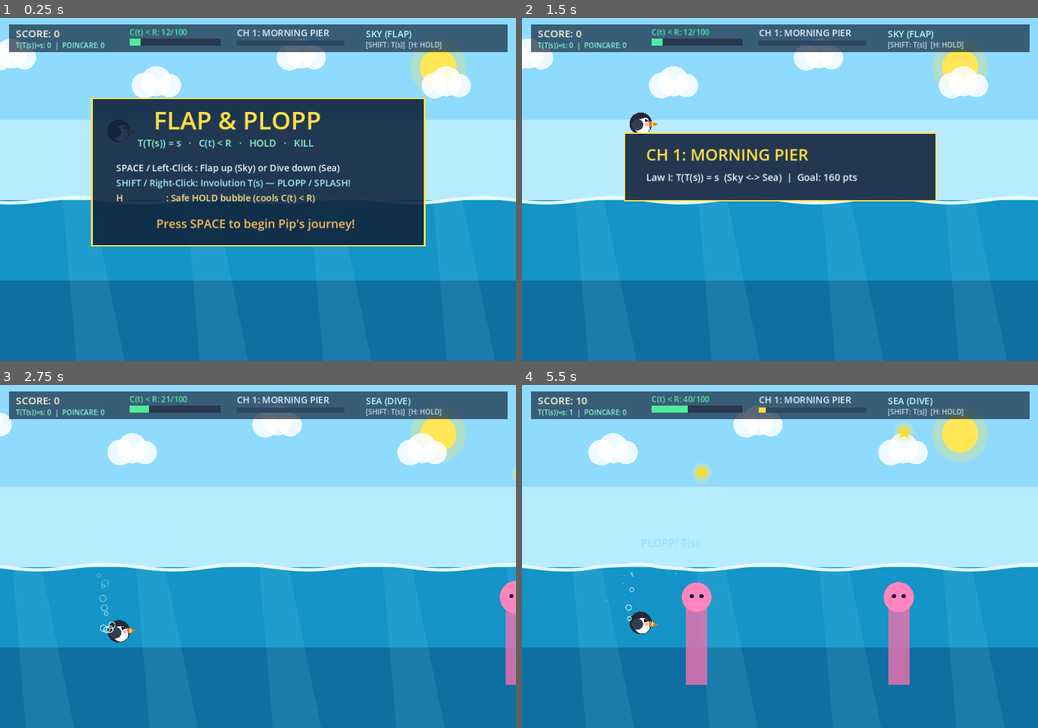
Above: before the commit, frames 1-4 (two rows, left to right).
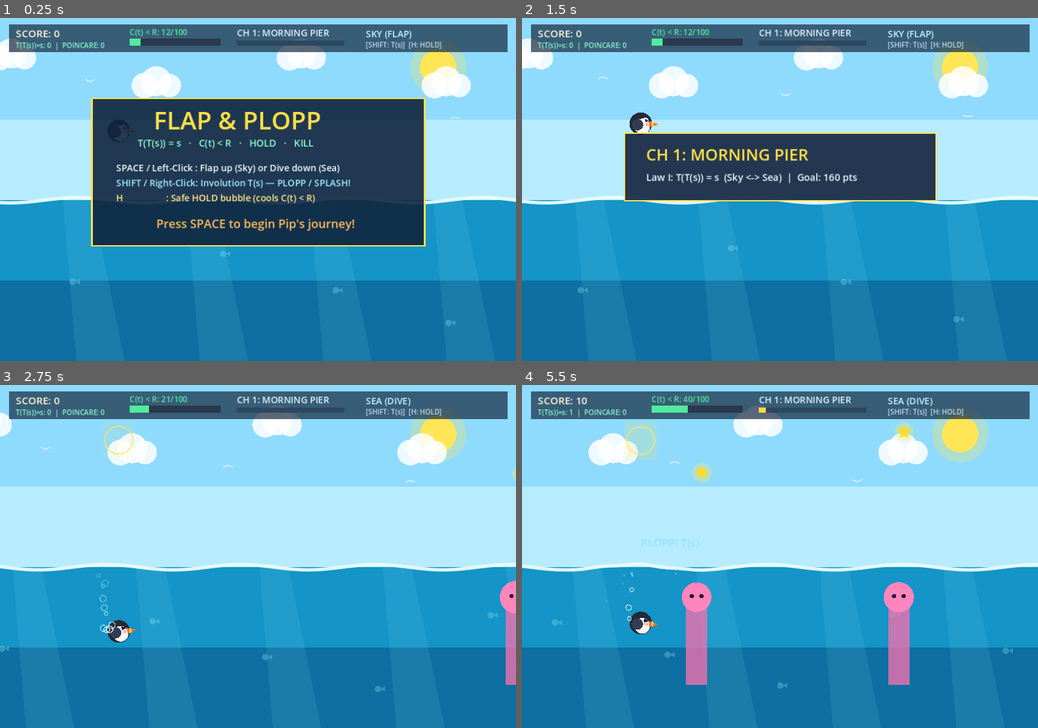
Above: after the commit, the same moments.

Repository: sololys/flap-plopp
Game: Godot game, scene res://scenes/main.tscn
Same seed, same stepped clock (60 frames per second), same inputs: the game is played once before the commit and once after it.
Inputs (mouse positions are in pixels of both pictures, inside the frame that each line leads up to):
- Up to frame 1 (0.25 s): no input
- Up to frame 2 (1.5 s): tap Enter at 0.5, 0.6 s; move the mouse to (893, 172) at 0.52 s; hold Up 0.53-1.28 s; click (893, 172) at 0.67 s; tap Space at 0.77, 1.07 s; move the mouse to (676, 206) at 1.27 s; hold Down from 1.28 s (still down); tap H at 1.35 s
- Up to frame 3 (2.75 s): tap Space at 1.52, 1.82 s; move the mouse to (309, 481) at 2.02 s; release Down at 2.03 s; hold Up from 2.03 s (still down); tap Shift at 2.1 s
- Up to frame 4 (5.5 s): move the mouse to (754, 625) at 2.77 s; tap R at 2.85 s; click (754, 625) at 2.92 s; tap Space at 3.02, 3.32, 3.77, 4.07, 4.52, 4.82 s; move the mouse to (934, 607) at 3.52 s; release Up at 3.53 s; hold Down from 3.53 s (still down); tap Enter at 3.6 s; move the mouse to (625, 505) at 4.27 s; tap H at 4.35 s; move the mouse to (805, 556) at 5.02 s; tap Shift at 5.1 s; click (805, 556) at 5.17 s

The runs differ from the first frame. In frame 1, 0.1% of the frame differs, in the area x 13-90%, y 17-90%; in frame 2, 0.1%; in frame 3, 0.2%; in frame 4, 0.8%, in the area x 5-96%, y 10-89%.

Commit message:
Enforce [R, Pi_K] != 0 commutator guard, visual Poincare target ring, ambient fjord life & GitHub Actions CI (18/18 PASS)

Diff:
--- a/scripts/game_core.gd
+++ b/scripts/game_core.gd
@@ -53,11 +53,12 @@
 
 # Core four-law state
 var load_c: float = 12.0            # C(t) in [0, R]; C(t) >= R triggers KILL
-var kill_reason: String = ""        # "OVERLOAD_C_GE_R" or "COLLISION_BONK"
+var kill_reason: String = ""        # "OVERLOAD_C_GE_R", "COLLISION_BONK", or "COMMUTATOR_VIOLATION"
 var shift_parity: int = 0           # Counts half-flips; every 2nd flip completes T(T(s)) = s
 var involutions_completed: int = 0
 var poincare_origin_y: float = -1.0 # Recorded y0 when leaving SKY/SEA on first half-flip
 var poincare_returns: int = 0       # Completed T(T(s))=s returning within epsilon of y0
+var pi_k_projected: bool = false    # Enforces [R, Pi_K] != 0: Pi_K must precede realization R
 var hold_entries: int = 0
 var kill_count: int = 0
 var witness_log: Array[Dictionary] = [] # Append-only log (never erased on retry)
@@ -100,6 +101,19 @@
 	var chi_worm := 1 if (witness_log.size() >= 0) else 0
 	var chi_rfm := 1 if collision_free else 0
 	return chi_hpis * chi_tor * chi_worm * chi_rfm
+
+# Enforces [R, Pi_K] != 0: calling realization R without prior Pi_K projection triggers KILL
+func project_pi_k() -> bool:
+	pi_k_projected = (indicator_product(true) == 1)
+	return pi_k_projected
+
+func realize_if_projected(delta_y: float) -> bool:
+	if not pi_k_projected:
+		_trigger_kill("COMMUTATOR_VIOLATION")
+		return false
+	pi_k_projected = false
+	player_y += delta_y
+	return true
 
 func _append_witness(event_name: String, detail: String = "") -> void:
 	witness_log.append({
@@ -410,7 +424,10 @@
 	else:
 		player_vy += AIR_GRAVITY * dt
 		player_vy = clampf(player_vy, -520.0, 560.0)
-	player_y += player_vy * dt
+	if not project_pi_k():
+		_trigger_kill("OVERLOAD_C_GE_R")
+		return
+	realize_if_projected(player_vy * dt)
 
 	if not in_water:
 		if player_y < 28.0:
--- a/scripts/main.gd
+++ b/scripts/main.gd
@@ -246,7 +246,9 @@
 	draw_set_transform(shake, 0.0, Vector2.ONE)
 
 	_draw_sky_and_sea()
+	_draw_ambient_life()
 	_draw_lighthouse_if_finale()
+	_draw_poincare_target()
 	_draw_obstacles()
 	_draw_collectibles()
 	_draw_puffin()
@@ -299,6 +301,34 @@
 			Vector2(bx + 25.0, 640.0),
 		])
 		draw_colored_polygon(poly, Color(0.55, 0.92, 0.98, 0.10))
+
+func _draw_ambient_life() -> void:
+	# Distant gliding gulls in the sky
+	for i in range(3):
+		var gx := fmod(float(i) * 340.0 - core.distance * 0.22 + 1400.0, 1140.0) - 90.0
+		var gy := 115.0 + float(i) * 34.0 + sin(core.elapsed * 3.0 + float(i)) * 6.0
+		var flap := sin(core.elapsed * 7.5 + float(i) * 2.0) * 5.0
+		var gc := Color(0.98, 0.99, 1.0, 0.72)
+		draw_line(Vector2(gx - 9.0, gy - flap), Vector2(gx, gy), gc, 2.0)
+		draw_line(Vector2(gx, gy), Vector2(gx + 9.0, gy - flap), gc, 2.0)
+
+	# Friendly tiny fish silhouettes swimming deep underwater
+	for i in range(5):
+		var fx := fmod(float(i) * 210.0 - core.distance * 0.35 + 1600.0, 1120.0) - 60.0
+		var fy := FlapPloppCore.WATER_Y + 95.0 + float(i % 3) * 65.0 + sin(core.elapsed * 2.6 + float(i)) * 8.0
+		var fc := Color(0.62, 0.94, 0.96, 0.28)
+		draw_circle(Vector2(fx, fy), 6.0, fc)
+		draw_colored_polygon(PackedVector2Array([Vector2(fx + 5.0, fy), Vector2(fx + 13.0, fy - 5.0), Vector2(fx + 13.0, fy + 5.0)]), fc)
+
+func _draw_poincare_target() -> void:
+	# Shows the golden Poincare Return epsilon-zone whenever Pip is halfway through T(T(s))=s
+	if core.mode != FlapPloppCore.Mode.PLAYING or core.poincare_origin_y < 0.0:
+		return
+	var cy: float = core.poincare_origin_y
+	var eps: float = FlapPloppCore.POINCARE_EPSILON_PX
+	var pulse := 0.22 + 0.12 * sin(core.elapsed * 6.0)
+	draw_rect(Rect2(FlapPloppCore.PLAYER_X - 30.0, cy - eps, 60.0, eps * 2.0), Color(1.0, 0.90, 0.34, pulse * 0.45))
+	draw_arc(Vector2(FlapPloppCore.PLAYER_X, cy), 26.0, 0.0, TAU, 28, Color(1.0, 0.90, 0.36, 0.75), 2.5)
 
 func _draw_lighthouse_if_finale() -> void:
 	if core.chapter_index < 3 and core.mode != FlapPloppCore.Mode.VICTORY:
--- a/tests/test_game_core_headless.gd
+++ b/tests/test_game_core_headless.gd
@@ -67,8 +67,14 @@
 	core.skip_dialogue()
 	_assert(core.mode == FlapPloppCore.Mode.VICTORY, "Finale reaches VICTORY")
 
+	# Law 5: Commutator prohibition [R, Pi_K] != 0 — calling R without prior Pi_K triggers KILL
+	core.start_run(true)
+	core.pi_k_projected = false
+	_assert(not core.realize_if_projected(5.0), "17. Realization R without Pi_K is blocked")
+	_assert(core.mode == FlapPloppCore.Mode.KILL and core.kill_reason == "COMMUTATOR_VIOLATION", "18. Commutator breach triggers immediate 0.00 V KILL")
+
 	# All 7 procedural WAVs
 	_assert(SoundSynth.make_flap().data.size() > 0 and SoundSynth.make_fanfare().data.size() > 0, "Procedural WAVs ok")
 
-	print("FLAP_PLOPP_FOUR_LAWS_PASS tests=16/16 involutions=%d witness_entries=%d" % [core.involutions_completed, core.witness_log.size()])
+	print("FLAP_PLOPP_FOUR_LAWS_PASS tests=18/18 involutions=%d poincare=%d witness_entries=%d" % [core.involutions_completed, core.poincare_returns, core.witness_log.size()])
 	quit(0)
